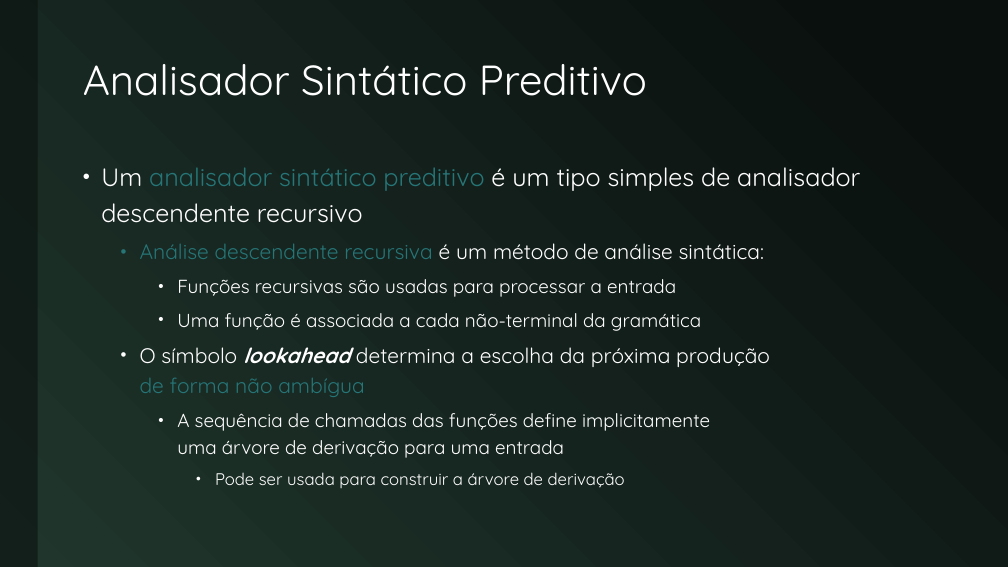
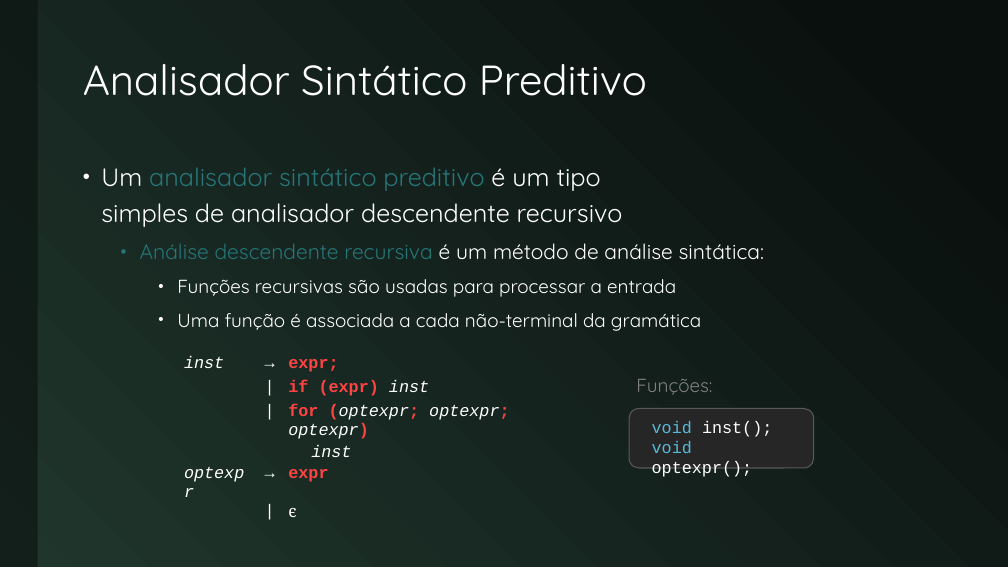
Before and after one commit to JudsonSS/Compiladores, a slide deck: slide 15 of Slides/04. Análise Sintática.pptx. Drawn at 1008x567 pixels with LibreOffice and Linux fonts; fonts in the diff are those of the drawing. Boxes give left, top, right and bottom in pixels: in the first picture for what was removed or moved away, otherwise in the second. Text is boxed around its words. In the diff, an @@ line names an element or a change of style, - is before the commit and + after.

```diff
--- a/Slides/04. Análise Sintática.pptx
+++ b/Slides/04. Análise Sintática.pptx
@@ text at (x1=140, y1=347, x2=770, y2=488): paragraphs removed @@
-  • O símbolo lookahead determina a escolha da próxima produção
-    de forma não ambígua
-    • A sequência de chamadas das funções define implicitamente
-      uma árvore de derivação para uma entrada
-      • Pode ser usada para construir a árvore de derivação
@@ table added at (x1=176, y1=355, x2=590, y2=521), 6 rows, 3 columns @@
+inst | → | expr;
+ | | | if (expr) inst
+ | | | for (optexpr; optexpr; optexpr)
+ |  | inst
+optexpr | → | expr
+ | | | ϵ
@@ text added at (x1=636, y1=379, x2=712, y2=395), 18 pt, text #808080 @@
+Funções:
@@ rounded rectangle added at (x1=629, y1=408, x2=814, y2=468), fill #262626, outline #595959 1 pt @@
@@ text added at (x1=652, y1=421, x2=772, y2=477), 16 pt, text #FFFFFF @@
+void inst();
+void optexpr();
```
Also in this commit, not shown: 11 other slides changed, 7 slides added, 5 other files.
